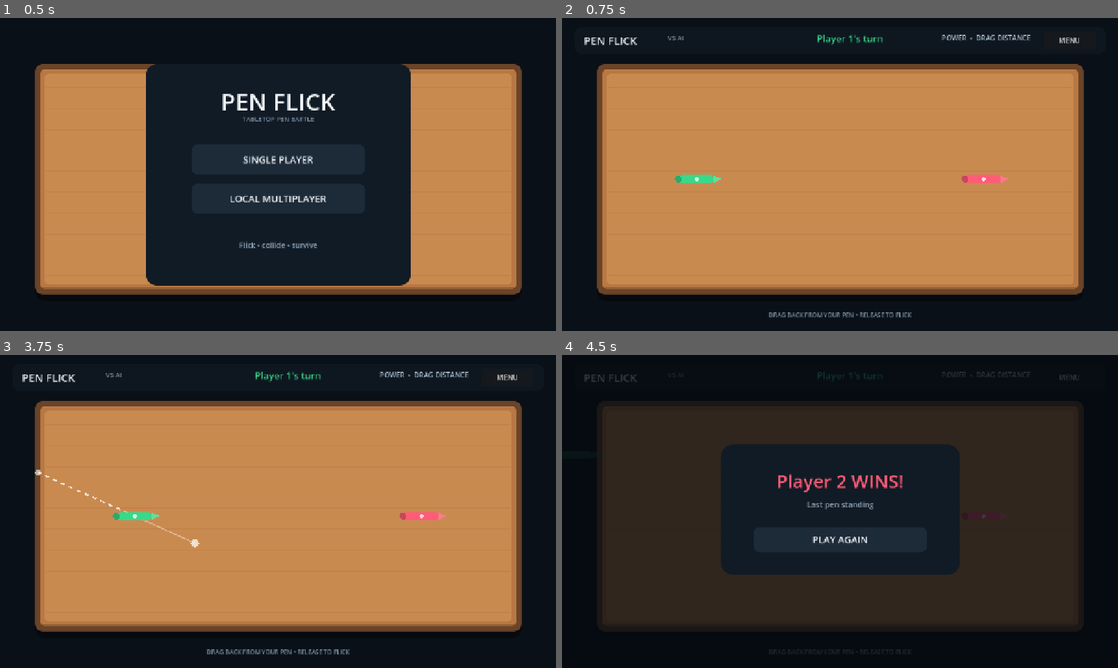
Above: before the commit, frames 1-4 (two rows, left to right).
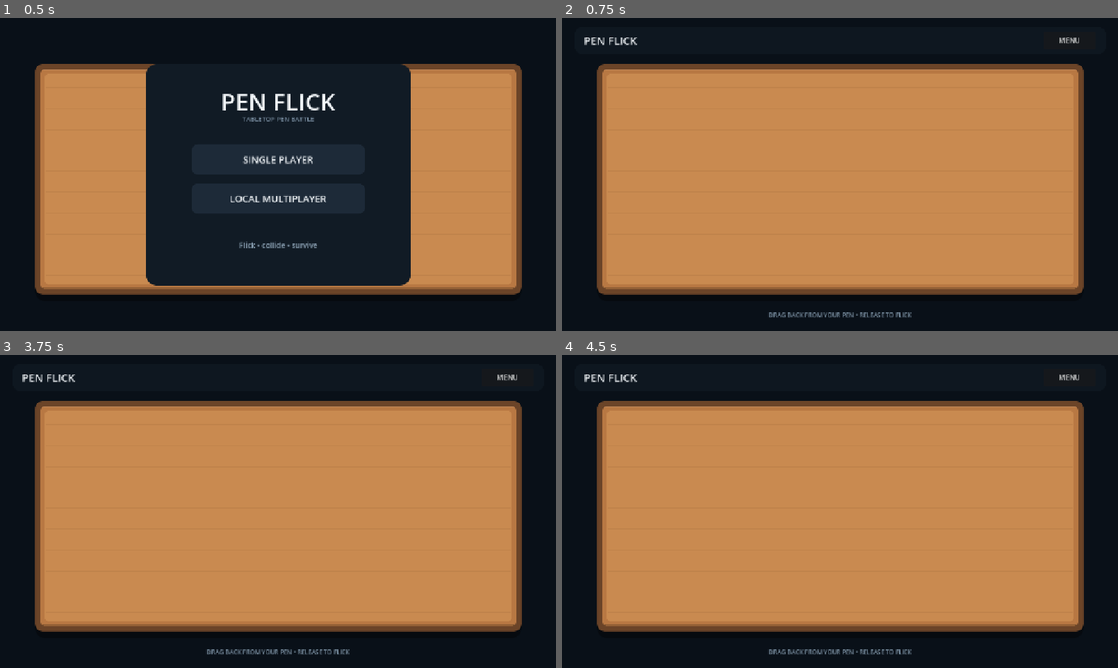
Above: after the commit, the same moments.

Repository: akash047jj-boop/PenFlick
Game: Godot game, scene res://main.tscn
Same seed, same stepped clock (60 frames per second), same inputs: the game is played once before the commit and once after it.
Inputs (mouse positions are in pixels of both pictures, inside the frame that each line leads up to):
- Up to frame 1 (0.5 s): no input
- Up to frame 2 (0.75 s): click "SINGLE PLAYER" at 0.5 s
- Up to frame 3 (3.75 s): click "MENU" at 1.25 s; click "SINGLE PLAYER" at 2 s; tap Enter at 2.75 s; move the mouse to (400, 495) at 2.77 s; click (400, 495) at 2.92 s; tap Space at 3.5 s; drag from (166, 527) to (250, 574) at 3.52 s
- Up to frame 4 (4.5 s): move the mouse to (895, 442) at 4.27 s; click (895, 442) at 4.42 s

Frame 1 is identical in both runs. In frame 2, 0.7% of the frame differs, in the area x 19-85%, y 5-53%; in frame 3, 0.9%; in frame 4, 65%, in the area x 4-94%, y 5-96%.
Error after the commit: Parse Error: Cannot infer the type of "spin" variable because the value doesn't have a set type. (res://scripts/pen.gd:70)

Commit message:
V2: improve pen collision spin physics

Diff:
--- a/scripts/pen.gd
+++ b/scripts/pen.gd
@@ -7,6 +7,8 @@
 var eliminated: bool = false
 var pen_length: float = 96.0
 var pen_width: float = 18.0
+var last_hit_strength: float = 0.0
+var total_hits: int = 0
 
 func setup(id: int, pname: String, color: Color) -> void:
     player_id = id
@@ -14,14 +16,18 @@
     pen_color = color
     mass = 1.0
     gravity_scale = 0.0
-    linear_damp = 1.8
-    angular_damp = 2.8
+    linear_damp = 1.55
+    angular_damp = 1.65
+    inertia = 0.62
     continuous_cd = RigidBody2D.CCD_MODE_CAST_SHAPE
     contact_monitor = true
-    max_contacts_reported = 8
+    max_contacts_reported = 12
+    center_of_mass_mode = RigidBody2D.CENTER_OF_MASS_MODE_CUSTOM
+    center_of_mass = Vector2(0.0, 0.0)
+
     var material := PhysicsMaterial.new()
-    material.friction = 0.72
-    material.bounce = 0.16
+    material.friction = 0.58
+    material.bounce = 0.22
     physics_material_override = material
 
     var shape_node := CollisionShape2D.new()
@@ -31,12 +37,43 @@
     shape_node.shape = shape
     shape_node.rotation = PI * 0.5
     add_child(shape_node)
+
+    body_entered.connect(_on_body_entered)
     queue_redraw()
 
 func launch(direction: Vector2, strength: float) -> void:
     sleeping = false
-    apply_central_impulse(direction.normalized() * strength)
-    apply_torque_impulse(direction.angle() * strength * 0.006)
+    var impulse := direction.normalized() * strength
+    apply_central_impulse(impulse)
+    # A tiny initial roll makes the pen feel physical without overpowering
+    # the collision-generated torque.
+    apply_torque_impulse(strength * 0.0018 * direction.angle())
+    queue_redraw()
+
+func _on_body_entered(body: Node) -> void:
+    var other := body as PenFlickPen
+    if other == null or other.eliminated:
+        return
+
+    total_hits += 1
+    var relative_velocity := linear_velocity - other.linear_velocity
+    var impact_speed := relative_velocity.length()
+    last_hit_strength = impact_speed
+
+    # Off-centre impacts naturally create angular momentum. The visible
+    # centre dot represents the approximate centre of mass/contact region.
+    var to_other := other.global_position - global_position
+    if to_other.length() > 0.01:
+        var normal := to_other.normalized()
+        var tangent := Vector2(-normal.y, normal.x)
+        var tangential_speed := abs(relative_velocity.dot(tangent))
+        var spin := tangential_speed * 0.035 + impact_speed * 0.008
+        var side := sign(relative_velocity.dot(tangent))
+        if side == 0.0:
+            side = 1.0
+        apply_torque_impulse(side * spin * mass)
+
+    queue_redraw()
 
 func eliminate() -> void:
     if eliminated:
@@ -65,6 +102,7 @@
 
     if not eliminated:
         draw_circle(Vector2.ZERO, 5.0, Color(1,1,1,0.75))
+        draw_circle(Vector2.ZERO, 9.0, Color(1,1,1,0.08), false, 2.0)
 
 func _rounded_box(color: Color, radius: float) -> StyleBoxFlat:
     var box := StyleBoxFlat.new()
